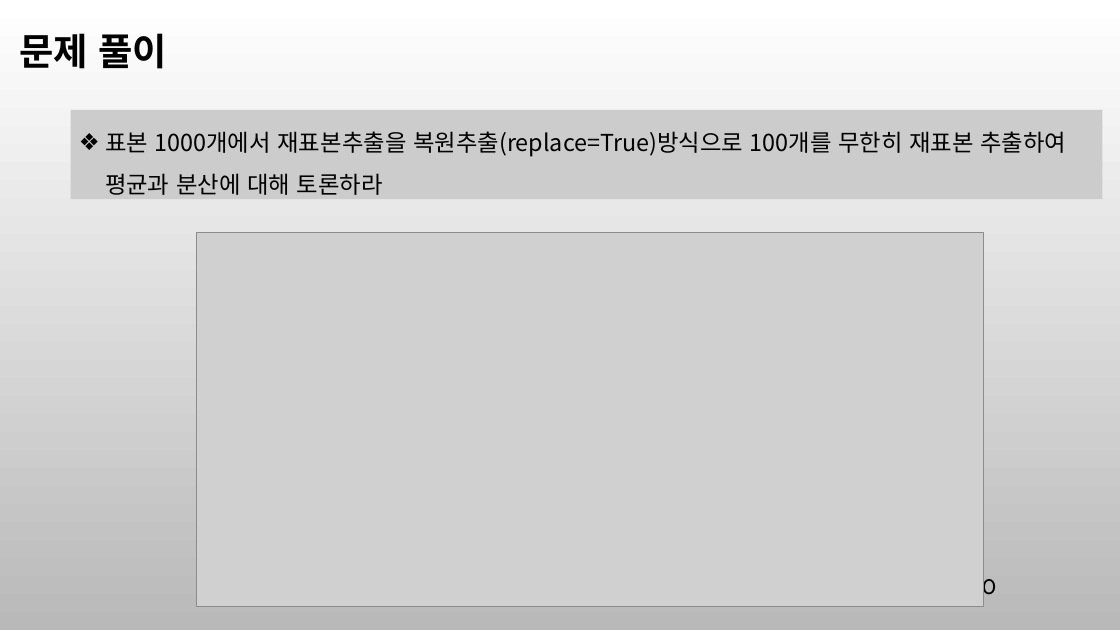
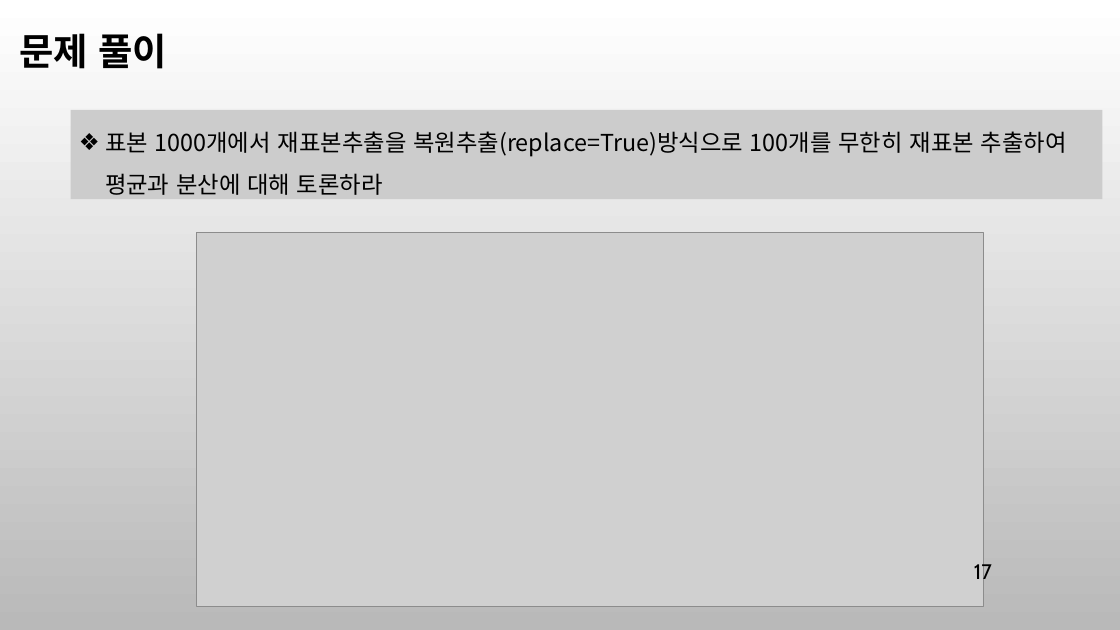
Before and after one commit to ancestor9/mathematics-for-machine-learning, a slide deck: slide 17 of 8_Modeling & Simulation.pptx (slide 10 before the commit). Drawn at 1120x630 pixels with LibreOffice and Linux fonts; fonts in the diff are those of the drawing; grey boxes stand for pictures; background and template pictures are left out. Boxes give left, top, right and bottom in pixels: in the first picture for what was removed or moved away, otherwise in the second. Text is boxed around its words. In the diff, an @@ line names an element or a change of style, - is before the commit and + after.

```diff
--- a/8_Modeling & Simulation.pptx
+++ b/8_Modeling & Simulation.pptx
@@ page number added at box(974, 561, 992, 585), 18 pt, text #000000 @@
+17
@@ page number removed at box(974, 576, 996, 600) @@
-10
```
Also in this commit, not shown: 9 other slides changed, 8 slides added, 1 slide removed.
